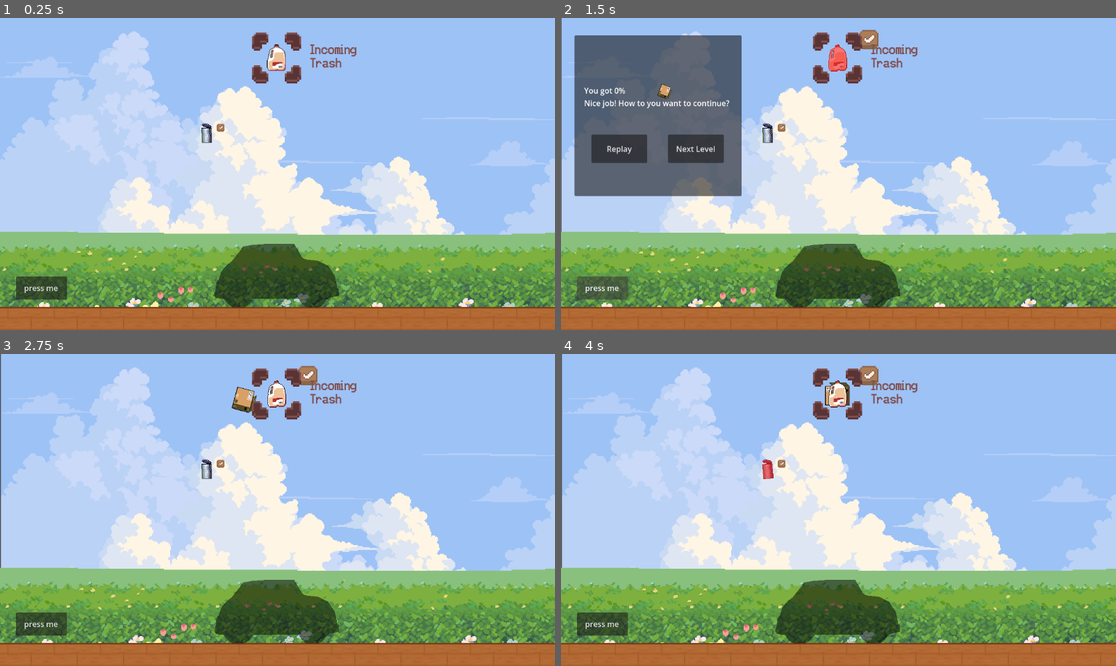
Above: before the commit, frames 1-4 (two rows, left to right).
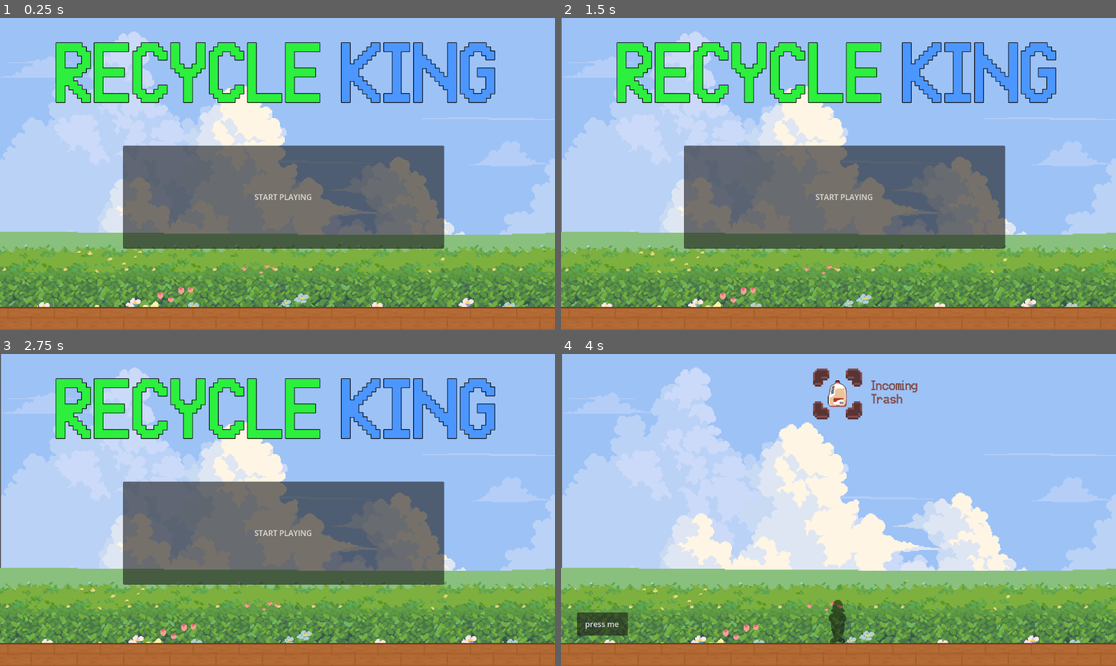
Above: after the commit, the same moments.

Repository: funkymonkeysgames/lame-jam-59
Game: Godot game, scene res://Scenes/main.tscn
The game is run twice, just before and just after one commit, with the same random seed, the same clock (stepped at 60 frames per second) and the same inputs.
Inputs (mouse positions are in pixels of both pictures, inside the frame that each line leads up to):
- Up to frame 1 (0.25 s): no input
- Up to frame 2 (1.5 s): click (838, 58) at 0.52 s; click (599, 289) at 1.25 s, where only the run before the commit has a clickable "press me"
- Up to frame 3 (2.75 s): click (61, 485) at 2 s, where only the run before the commit has a clickable "Replay"
- Up to frame 4 (4 s): click (844, 531) at 2.75 s, where only the run after the commit has a clickable "START PLAYING"; click (783, 463) at 3.52 s

The runs differ from the first frame. In frame 1, 32% of the frame differs, in the area x 2-90%, y 4-93%; in frame 2, 42%, in the area x 2-90%, y 3-93%; in frame 3, 32%; in frame 4, 3.7%.

Commit message:
title screen + nextObject rotate bug fix

Diff:
--- a/Scenes/Silhouettes/silhouette_manager.tscn
+++ b/Scenes/Silhouettes/silhouette_manager.tscn
@@ -4,7 +4,6 @@
 [ext_resource type="Texture2D" uid="uid://b5e53pjbnn6xo" path="res://Assets/Silhouettes/thinker_silhouette.png" id="1_5vbpn"]
 [ext_resource type="Texture2D" uid="uid://c5l4a0g3gj5iy" path="res://Assets/Silhouettes/feely_silhouette.png" id="2_ju2mw"]
 [ext_resource type="Texture2D" uid="uid://c2fcpgugbnig" path="res://Assets/Silhouettes/car_silhouette.png" id="2_k47b3"]
-[ext_resource type="PackedScene" uid="uid://d2wle73x0ng8r" path="res://Scenes/floor.tscn" id="3_ambuw"]
 [ext_resource type="Script" uid="uid://ca73di3wesr26" path="res://Scripts/thinker_polygon.gd" id="3_t62pg"]
 [ext_resource type="Texture2D" uid="uid://g2nx2xxyldap" path="res://Assets/Silhouettes/fan_silhouette.png" id="4_t62pg"]
 [ext_resource type="Texture2D" uid="uid://b12salwy8pjxr" path="res://Assets/Silhouettes/house_silhouette.png" id="5_gl57l"]
@@ -222,10 +221,6 @@
 [node name="RayCast2D" type="RayCast2D" parent="." unique_id=560030662]
 hit_from_inside = true
 
-[node name="Floor" parent="." unique_id=680558180 instance=ExtResource("3_ambuw")]
-position = Vector2(557.00006, 651)
-scale = Vector2(2000, 100)
-
 [node name="Panel" type="Panel" parent="." unique_id=1293960500]
 layout_mode = 0
 offset_left = 28.0
--- a/Scenes/main.tscn
+++ b/Scenes/main.tscn
@@ -1,5 +1,6 @@
 [gd_scene format=4 uid="uid://drakrwbphss2j"]
 
+[ext_resource type="Script" uid="uid://bfb4a4256txm3" path="res://Scripts/main.gd" id="1_cbgmd"]
 [ext_resource type="PackedScene" uid="uid://d2wle73x0ng8r" path="res://Scenes/floor.tscn" id="2_bo1nx"]
 [ext_resource type="PackedScene" uid="uid://gagkmr2exnfs" path="res://Scenes/Silhouettes/silhouette_manager.tscn" id="2_h1bgf"]
 [ext_resource type="Script" uid="uid://di3ad1sghrct5" path="res://Scripts/neighbour_manager.gd" id="2_jjvhh"]
@@ -13,18 +14,31 @@
 [ext_resource type="Texture2D" uid="uid://ddw6trbqhmff2" path="res://Assets/background/Floor/TopDownHouse_FloorsAndWalls.png" id="10_hptm8"]
 [ext_resource type="Script" path="res://Scripts/floor_2.gd" id="11_6iyac"]
 [ext_resource type="Script" path="res://Scripts/sky.gd" id="11_d1ilt"]
-[ext_resource type="AudioStream" uid="uid://bw1u40aq1us7s" path="res://Assets/Music/On the Farm.wav" id="13_fdnlq"]
+[ext_resource type="AudioStream" uid="uid://el8i4jaeaiuw" path="res://Assets/Music/On the Farm.mp3" id="12_u50mg"]
 [ext_resource type="Texture2D" uid="uid://bjtulqs5l3hv0" path="res://Assets/UI/panel.png" id="14_jkdf5"]
 [ext_resource type="Texture2D" uid="uid://cyyvwngsuay0m" path="res://Assets/UI/box.png" id="15_wsu2k"]
 [ext_resource type="FontFile" uid="uid://djne8hhwxuugs" path="res://Assets/Fonts/easvhs.ttf" id="16_k12tt"]
 [ext_resource type="Script" uid="uid://cfiam50b1dq1t" path="res://Scripts/objects_list.gd" id="18_ee4r6"]
-[ext_resource type="PackedScene" uid="uid://dn0qtbokpka07" path="res://Scenes/Objects/bigger_tin_can.tscn" id="19_3pmx8"]
 [ext_resource type="AudioStream" uid="uid://cvomxq3ggfwwq" path="res://Assets/sfx/pop.wav" id="19_pdsj5"]
 [ext_resource type="AudioStream" uid="uid://bs0icwo5w7tjy" path="res://Assets/sfx/lomp.wav" id="21_3pmx8"]
 [ext_resource type="AudioStream" uid="uid://cnr232bjrh75b" path="res://Assets/sfx/pickupp.wav" id="22_ee4r6"]
 [ext_resource type="AudioStream" uid="uid://b7tfn84cvu1ex" path="res://Assets/sfx/contact.wav" id="22_u50mg"]
 [ext_resource type="AudioStream" uid="uid://dx1ol6uci5e2y" path="res://Assets/sfx/click.wav" id="23_gt3je"]
 [ext_resource type="AudioStream" uid="uid://dpm03a74rjqpt" path="res://Assets/sfx/whoosh.wav" id="25_u50mg"]
+
+[sub_resource type="LabelSettings" id="LabelSettings_cbgmd"]
+font = ExtResource("16_k12tt")
+font_size = 150
+font_color = Color(0.17254902, 0.9372549, 0.24313726, 1)
+outline_size = 5
+outline_color = Color(0, 0, 0, 1)
+
+[sub_resource type="LabelSettings" id="LabelSettings_1w6v2"]
+font = ExtResource("16_k12tt")
+font_size = 150
+font_color = Color(0.29259983, 0.5861352, 1.1672156, 1)
+outline_size = 5
+outline_color = Color(0, 0, 0, 1)
 
 [sub_resource type="SpriteFrames" id="SpriteFrames_6bp64"]
 animations = [{
@@ -243,19 +257,74 @@
 17:8/0 = 0
 
 [sub_resource type="TileSet" id="TileSet_6iyac"]
-sources/0 = SubResource("TileSetAtlasSource_d1ilt")
+sources/0 = SubResource("TileSetAtlasSource_1w6v2")
 
 [sub_resource type="LabelSettings" id="LabelSettings_h1bgf"]
 font = ExtResource("16_k12tt")
 font_size = 24
 font_color = Color(0.5019608, 0.30980393, 0.30980393, 1)
 
-[node name="Main" type="Node" unique_id=1760907832]
+[node name="Main" type="Node" unique_id=1760907832 node_paths=PackedStringArray("title_screen", "floor", "background", "music_player", "ui2", "silhouettemanager", "tetris_spawner", "objects_list", "button", "sfx")]
+script = ExtResource("1_cbgmd")
+title_screen = NodePath("title_screen")
+floor = NodePath("Floor")
+background = NodePath("Background")
+music_player = NodePath("Music")
+ui2 = NodePath("UI2")
+silhouettemanager = NodePath("SilhouetteManager")
+tetris_spawner = NodePath("TetrisSpawner")
+objects_list = NodePath("ObjectsList")
+button = NodePath("Button")
+sfx = NodePath("SFX")
+
+[node name="title_screen" type="Control" parent="." unique_id=1231648412]
+layout_mode = 3
+anchors_preset = 15
+anchor_right = 1.0
+anchor_bottom = 1.0
+grow_horizontal = 2
+grow_vertical = 2
+
+[node name="Label" type="Label" parent="title_screen" unique_id=596876613]
+layout_mode = 1
+anchors_preset = 5
+anchor_left = 0.5
+anchor_right = 0.5
+offset_left = -459.0
+offset_top = 51.0
+offset_right = 459.0
+offset_bottom = 202.0
+grow_horizontal = 2
+text = "RECYCLE"
+label_settings = SubResource("LabelSettings_cbgmd")
+
+[node name="Label2" type="Label" parent="title_screen" unique_id=557346195]
+layout_mode = 1
+anchors_preset = 5
+anchor_left = 0.5
+anchor_right = 0.5
+offset_left = -459.0
+offset_top = 51.0
+offset_right = 459.0
+offset_bottom = 202.0
+grow_horizontal = 2
+text = "KING"
+label_settings = SubResource("LabelSettings_1w6v2")
+horizontal_alignment = 2
+
+[node name="StartButton" type="Button" parent="title_screen" unique_id=230021622]
+layout_mode = 0
+offset_left = 255.0
+offset_top = 265.0
+offset_right = 922.0
+offset_bottom = 479.0
+text = "START PLAYING"
 
 [node name="NeighbourManager" type="Node" parent="." unique_id=962948133]
 script = ExtResource("2_jjvhh")
 
 [node name="Floor" parent="." unique_id=680558180 instance=ExtResource("2_bo1nx")]
+visible = false
 position = Vector2(557.00006, 651)
 scale = Vector2(2000, 100)
 
@@ -334,11 +403,13 @@
 tile_set = SubResource("TileSet_6iyac")
 
 [node name="Music" type="AudioStreamPlayer" parent="." unique_id=309025099]
-stream = ExtResource("13_fdnlq")
+stream = ExtResource("12_u50mg")
 volume_db = -15.0
 autoplay = true
+parameters/looping = false
 
 [node name="UI2" type="Control" parent="." unique_id=589887161]
+visible = false
 layout_mode = 3
 anchors_preset = 15
 anchor_right = 1.0
@@ -388,70 +459,23 @@
 label_settings = SubResource("LabelSettings_h1bgf")
 autowrap_mode = 2
 
-[node name="UI" type="Control" parent="." unique_id=1301281831]
-visible = false
-layout_mode = 3
-anchors_preset = 15
-anchor_right = 1.0
-anchor_bottom = 1.0
-grow_horizontal = 2
-grow_vertical = 2
-
-[node name="Sprite2D" type="Sprite2D" parent="UI" unique_id=1467960389]
-z_index = 2
-texture_filter = 1
-position = Vector2(962, 324)
-scale = Vector2(8.53, 8.53)
-texture = ExtResource("14_jkdf5")
-
-[node name="Sprite2D2" type="Sprite2D" parent="UI" unique_id=1514564269]
-z_index = 2
-texture_filter = 1
-position = Vector2(875, 118)
-scale = Vector2(4.26, 4.26)
-texture = ExtResource("15_wsu2k")
-
-[node name="Tutorial" type="Label" parent="UI" unique_id=1117014927]
-z_index = 2
-custom_minimum_size = Vector2(300, 0)
-layout_mode = 0
-offset_left = 815.0
-offset_top = 284.0
-offset_right = 1115.0
-offset_bottom = 393.0
-text = "Fill out the silhouette using the trash flying your way.
-"
-label_settings = SubResource("LabelSettings_h1bgf")
-autowrap_mode = 2
-
-[node name="NextObjectText" type="Label" parent="UI" unique_id=1638045169]
-z_index = 2
-custom_minimum_size = Vector2(100, 0)
-layout_mode = 0
-offset_left = 948.0
-offset_top = 67.0
-offset_right = 1098.0
-offset_bottom = 176.0
-text = "Incoming Thrash"
-label_settings = SubResource("LabelSettings_h1bgf")
-autowrap_mode = 2
-
 [node name="SilhouetteManager" parent="." unique_id=459499342 node_paths=PackedStringArray("finish_button", "objects_list") instance=ExtResource("2_h1bgf")]
+visible = false
 finish_button = NodePath("../Button")
 objects_list = NodePath("../ObjectsList")
 current_level_idx = 1
 
 [node name="TetrisSpawner" parent="." unique_id=464145678 node_paths=PackedStringArray("objects_list") instance=ExtResource("3_8gbba")]
+visible = false
 objects_list = NodePath("../ObjectsList")
 
 [node name="ObjectsList" type="Node2D" parent="." unique_id=153524465 node_paths=PackedStringArray("audio_streams")]
+visible = false
 script = ExtResource("18_ee4r6")
 audio_streams = NodePath("../SFX")
 
-[node name="CharacterBody2D" parent="ObjectsList" unique_id=581432221 instance=ExtResource("19_3pmx8")]
-position = Vector2(429, 239)
-
 [node name="Button" type="Button" parent="." unique_id=709874671]
+visible = false
 offset_left = 33.0
 offset_top = 537.0
 offset_right = 139.0
@@ -480,6 +504,7 @@
 stream = ExtResource("25_u50mg")
 volume_db = -6.009
 
+[connection signal="button_down" from="title_screen/StartButton" to="." method="_on_start_button_button_down"]
 [connection signal="timeout" from="Background/Floor2/Timer" to="Background/Floor2/AnimatedSprite2D2" method="_on_timer_timeout"]
 [connection signal="timeout" from="Background/Sky/Timer" to="Background/Sky" method="_on_timer_timeout"]
 [connection signal="child_entered_tree" from="ObjectsList" to="ObjectsList" method="_on_child_entered_tree"]
--- /dev/null
+++ b/Scenes/title_screen.tscn
@@ -0,0 +1,9 @@
+[gd_scene format=3 uid="uid://2g2xi457bmif"]
+
+[node name="TitleScreen" type="Control" unique_id=2046116168]
+layout_mode = 3
+anchors_preset = 15
+anchor_right = 1.0
+anchor_bottom = 1.0
+grow_horizontal = 2
+grow_vertical = 2
--- a/Scripts/block.gd
+++ b/Scripts/block.gd
@@ -43,6 +43,8 @@
 	drag_button.mouse_exited.connect(_on_hover_exit)
 
 func _process(delta: float) -> void:
+	if global_position == Vector2(2000, 2000):
+		return
 	if Input.is_action_just_pressed("rotate_clockwise_90"):
 		rotated.emit()
 		target_rotation += 90
--- /dev/null
+++ b/Scripts/main.gd
@@ -0,0 +1,33 @@
+extends Node
+
+@export var title_screen: Control
+@export var floor: StaticBody2D
+@export var background: Node2D
+@export var music_player: AudioStreamPlayer
+@export var ui2: Control
+@export var silhouettemanager: Control
+@export var tetris_spawner: Node2D
+@export var objects_list: Node2D
+@export var button: Button
+@export var sfx: Node
+
+# Called when the node enters the scene tree for the first time.
+func _ready() -> void:
+	pass # Replace with function body.
+
+
+# Called every frame. 'delta' is the elapsed time since the previous frame.
+func _process(delta: float) -> void:
+	pass
+
+
+func _on_start_button_button_down() -> void:
+	title_screen.visible = false
+	title_screen.process_mode = Node.PROCESS_MODE_DISABLED
+	floor.visible = true
+	background.visible = true
+	ui2.visible = true
+	silhouettemanager.visible = true
+	tetris_spawner.visible = true
+	objects_list.visible = true
+	button.visible = true
--- a/Scripts/silhouette_manager.gd
+++ b/Scripts/silhouette_manager.gd
@@ -7,7 +7,7 @@
 
 @export var levels:Array[TextureRect]
 
-@export var current_level_idx: int = 0
+@onready var current_level_idx: int = 0
 
 var final_top_left
 var final_bottom_right
--- a/Scripts/tetris_spawner.gd
+++ b/Scripts/tetris_spawner.gd
@@ -79,6 +79,7 @@
 
 func setObjects():
 	nextObject = pickRandomObject().instantiate()
+	nextObject.can_update = false
 	objects_list.add_child(nextObject)
 	nextObject.global_position = Vector2(2000, 2000)
 	nextObjectPreview.texture
@@ -94,10 +95,12 @@
 		currentObject = nextObject
 		currentObject.global_position = targetPosition
 		objectTaken = true
+		currentObject.can_update = true
 		currentObject.find_child("Sprite2D").find_child("Button").button_down.emit()
 		Input.set_custom_mouse_cursor(load("res://Assets/cursors/hand_small_closed_cropped.png"))
 
 		nextObject = pickRandomObject().instantiate()
+		nextObject.can_update = false
 		objects_list.add_child(nextObject)
 		nextObject.global_position = Vector2(2000, 2000)
 		nextObjectPreview.texture = nextObject.sprite2D.texture
Not shown, added: Assets/Music/On the Farm.mp3.import
Not shown: 1 places in Scenes/main.tscn that only renumber resources
Not shown, added: Scripts/main.gd.uid
Not shown, added: Assets/Music/On the Farm.mp3
